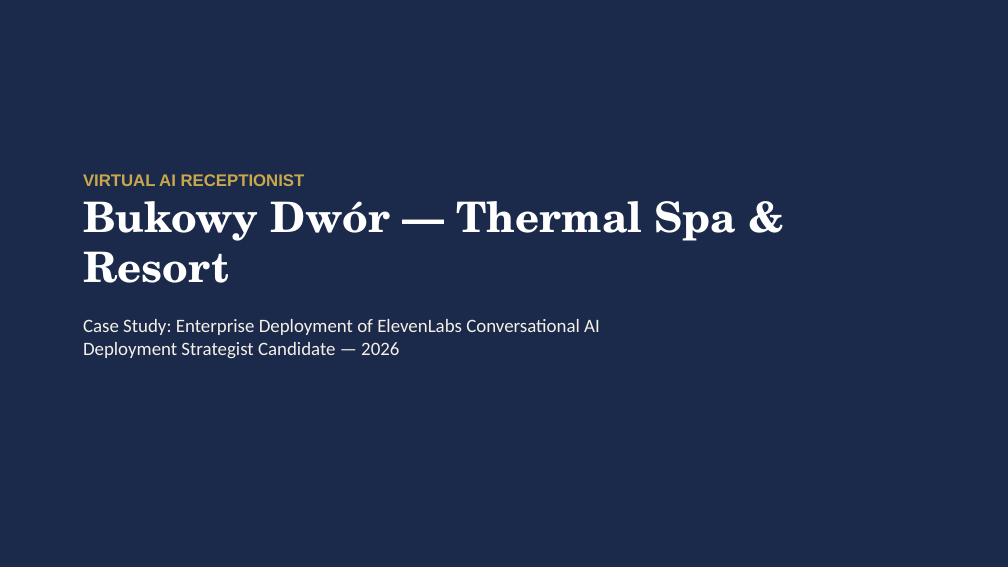
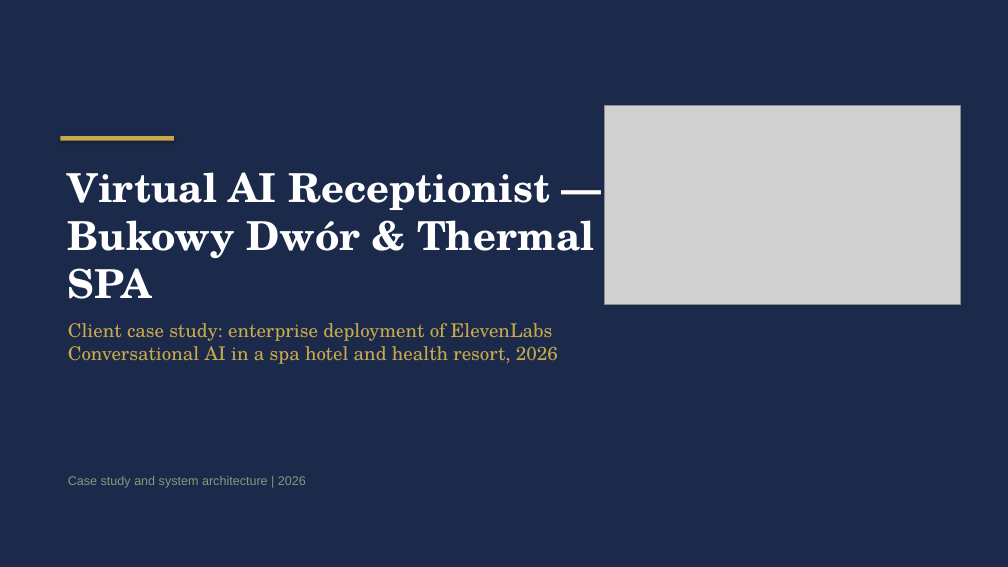
Before and after one commit to kpulka/Elevenlabs_SpaHotel_PoC, a slide deck: slide 1 of presentation/Bukowy_Dwor_Case_Study.pptx. Drawn at 1008x567 pixels with LibreOffice and Linux fonts; fonts in the diff are those of the drawing; grey boxes stand for pictures. Boxes give left, top, right and bottom in pixels: in the first picture for what was removed or moved away, otherwise in the second. Text is boxed around its words. In the diff, an @@ line names an element or a change of style, - is before the commit and + after.

```diff
--- a/presentation/Bukowy_Dwor_Case_Study.pptx
+++ b/presentation/Bukowy_Dwor_Case_Study.pptx
@@ picture added at [605,106,960,304] @@
@@ rectangle added at [60,136,174,141], fill #C9A84C @@
@@ text at [68,172,594,364]: text changed; font Calibri to TeX Gyre Schola; text colour #F5F0E8 to #C9A84C @@
-VIRTUAL AI RECEPTIONIST
-Bukowy Dwór — Thermal Spa & Resort
-Case Study: Enterprise Deployment of ElevenLabs Conversational AI
-Deployment Strategist Candidate — 2026
+Virtual AI Receptionist — Bukowy Dwór & Thermal SPA
+Client case study: enterprise deployment of ElevenLabs Conversational AI in a spa hotel and health resort, 2026
@@ text added at [68,476,306,488], 12 pt, text #7A9E7E @@
+Case study and system architecture | 2026
```
Also in this commit, not shown: 7 other slides changed, 6 slides added, 6 slides removed, 11 other files.
